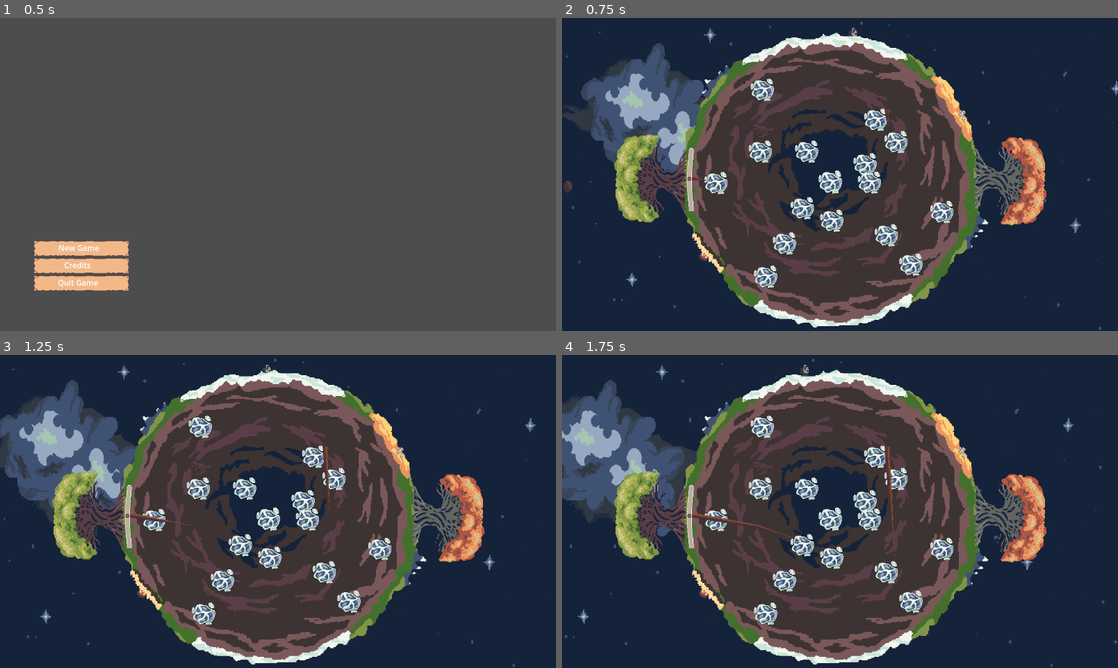
Above: before the commit, frames 1-4 (two rows, left to right).
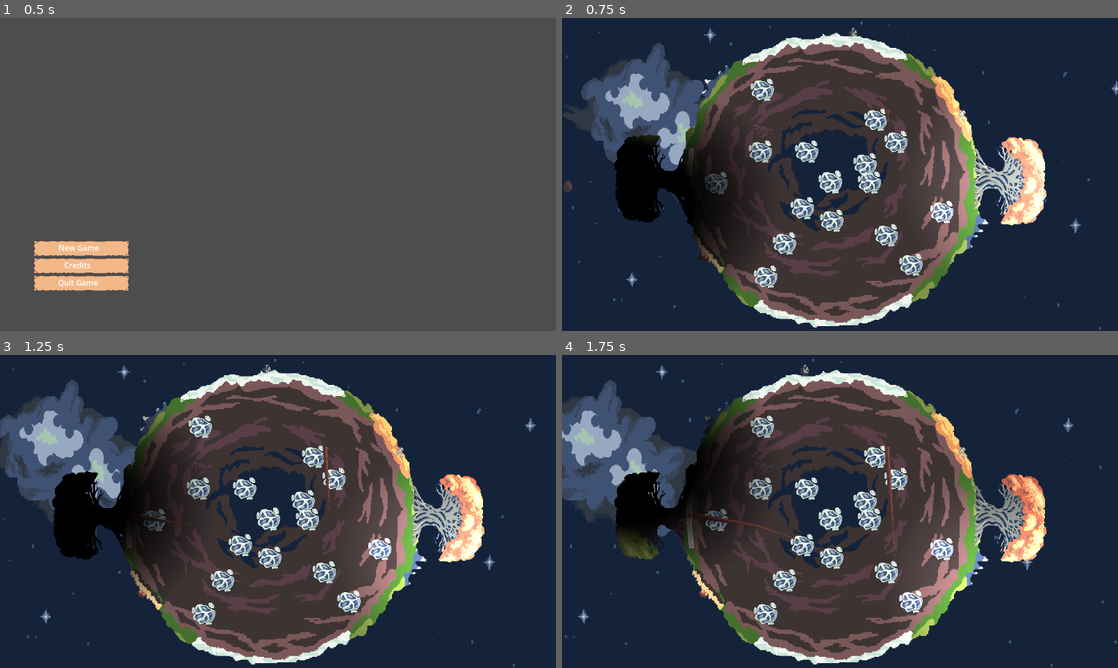
Above: after the commit, the same moments.

Repository: Rotta-Games/ragerootin
Game: Godot game, scene res://main.tscn
Same seed, same stepped clock (60 frames per second), same inputs: the game is played once before the commit and once after it.
Inputs:
- Up to frame 1 (0.5 s): no input
- Up to frame 2 (0.75 s): click "New Game" at 0.5 s
- Up to frame 3 (1.25 s): no input
- Up to frame 4 (1.75 s): hold Right (player1_move_right) from 1.28 s (still down)

Frame 1 is identical in both runs. In frame 2, 12% of the frame differs, in the area x 9-88%, y 26-85%; in frame 3, 12%, in the area x 9-88%, y 17-86%; in frame 4, 12%.

Commit message:
Add rotating lights

Diff:
--- a/Sun.gd
+++ b/Sun.gd
@@ -1,6 +1,9 @@
 extends PointLight2D
 
-var angle = 0
+@export var distance = 500
+@export var angle = 0
+@export var speed = 0.3
+
 # Called when the node enters the scene tree for the first time.
 func _ready():
 	pass # Replace with function body.
@@ -8,10 +11,10 @@
 
 # Called every frame. 'delta' is the elapsed time since the previous frame.
 func _process(delta):
-	angle = angle + (0.5 * delta)
+	angle = angle + (speed * delta)
 
 	var point = get_viewport_rect().get_center()
 
-	position = point + Vector2(cos(angle), sin(angle)) * 420
+	position = point + Vector2(cos(angle), sin(angle)) * distance
 	position = point + (position - point).rotated(angle)
 	look_at(point)
--- a/game.tscn
+++ b/game.tscn
@@ -1,13 +1,14 @@
-[gd_scene load_steps=9 format=3 uid="uid://cnqjxco0jwax3"]
+[gd_scene load_steps=10 format=3 uid="uid://cnqjxco0jwax3"]
 
 [ext_resource type="Script" path="res://game.gd" id="1_vsqo3"]
 [ext_resource type="PackedScene" uid="uid://cqcyu1fsua041" path="res://planet.tscn" id="3_hd06s"]
 [ext_resource type="Script" path="res://player1.gd" id="4_52che"]
 [ext_resource type="PackedScene" uid="uid://dxy40xvhva1b1" path="res://player.tscn" id="4_a3mtv"]
-[ext_resource type="PackedScene" path="res://gui.tscn" id="6_4oam8"]
-[ext_resource type="PackedScene" path="res://game_background.tscn" id="6_24cua"]
-[ext_resource type="PackedScene" path="res://slider.tscn" id="6_qadn6"]
+[ext_resource type="PackedScene" uid="uid://hj77gi1ae7yc" path="res://gui.tscn" id="6_4oam8"]
+[ext_resource type="PackedScene" uid="uid://dvpenw227nbta" path="res://game_background.tscn" id="6_24cua"]
+[ext_resource type="PackedScene" uid="uid://hinchqtp386n" path="res://slider.tscn" id="6_qadn6"]
 [ext_resource type="Script" path="res://player2.gd" id="7_nc2dq"]
+[ext_resource type="PackedScene" path="res://lights.tscn" id="9_6sf3a"]
 
 [node name="game" type="Node2D"]
 script = ExtResource("1_vsqo3")
@@ -26,3 +27,5 @@
 script = ExtResource("7_nc2dq")
 
 [node name="GameBackground" parent="." instance=ExtResource("6_24cua")]
+
+[node name="Lights" parent="." instance=ExtResource("9_6sf3a")]
--- /dev/null
+++ b/lights.tscn
@@ -0,0 +1,17 @@
+[gd_scene load_steps=2 format=3 uid="uid://cwfuhqg168png"]
+
+[ext_resource type="PackedScene" uid="uid://botvk53x6ywyg" path="res://sun.tscn" id="1_fwrgd"]
+
+[node name="Lights" type="Node2D"]
+
+[node name="Sun" parent="." instance=ExtResource("1_fwrgd")]
+position = Vector2(554, -75)
+scale = Vector2(3, 2.261)
+speed = 0.2
+
+[node name="DarkSun" parent="." instance=ExtResource("1_fwrgd")]
+scale = Vector2(3, 2.261)
+energy = 2.0
+blend_mode = 1
+angle = 80
+speed = 0.2
--- /dev/null
+++ b/sun.tscn
@@ -0,0 +1,11 @@
+[gd_scene load_steps=3 format=3 uid="uid://botvk53x6ywyg"]
+
+[ext_resource type="Texture2D" uid="uid://8mr7pl1snam6" path="res://assets/gfx/light.png" id="1_685dj"]
+[ext_resource type="Script" path="res://Sun.gd" id="2_sfyfl"]
+
+[node name="Sun" type="PointLight2D"]
+position = Vector2(555.515, -37.6667)
+scale = Vector2(2.21212, 1.66667)
+energy = 1.72
+texture = ExtResource("1_685dj")
+script = ExtResource("2_sfyfl")
Not shown: 1 places in planet.tscn that only renumber resources
